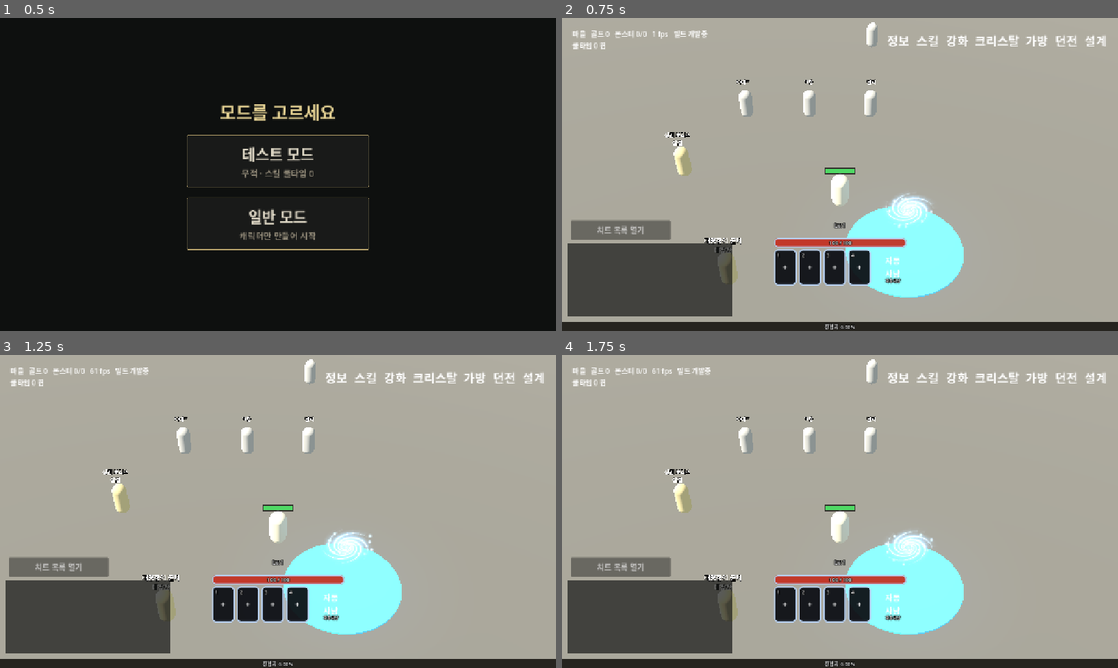
Above: before the commit, frames 1-4 (two rows, left to right).
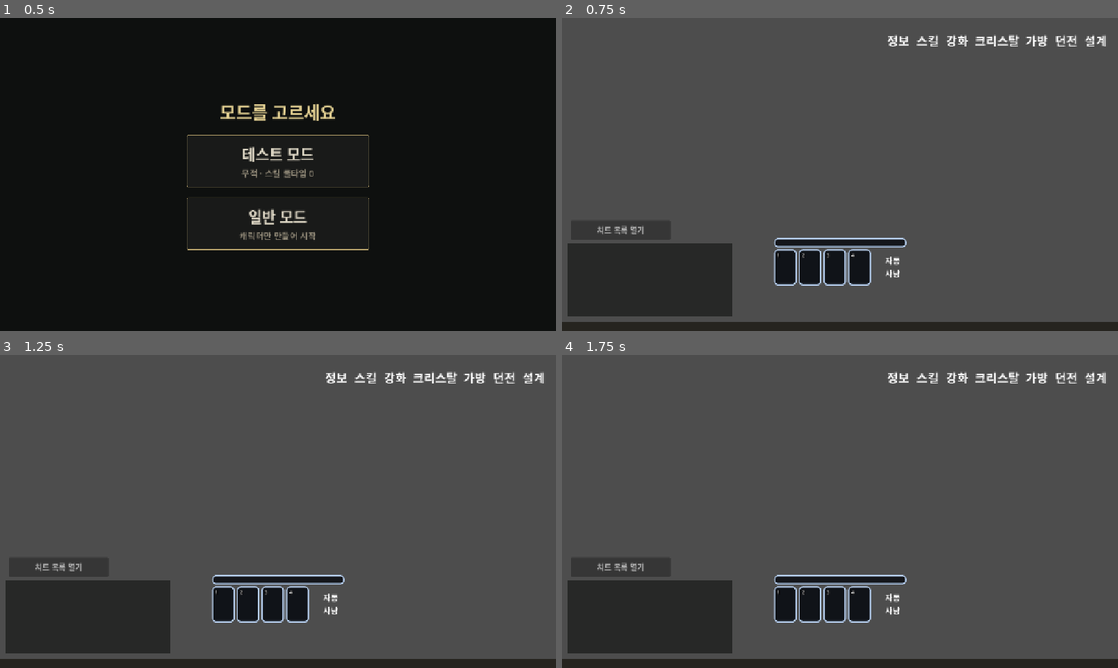
Above: after the commit, the same moments.

Repository: gogoalswo/MMORPG
Game: Godot game, scene res://start.tscn
Two runs of this game, one before a commit and one after it. Both use one fixed random seed, a clock stepped at 60 frames per second and the inputs below.
Inputs (mouse positions are in pixels of both pictures, inside the frame that each line leads up to):
- Up to frame 1 (0.5 s): no input
- Up to frame 2 (0.75 s): click (840, 161) at 0.52 s
- Up to frame 3 (1.25 s): no input
- Up to frame 4 (1.75 s): click (784, 605) at 1.27 s

Frame 1 is identical in both runs. In frame 2, 95% of the frame differs, in the area x 0-100%, y 0-100%; in frame 3, 95%; in frame 4, 95%.
Error after the commit: Parse Error: Cannot infer the type of "has_crystal" variable because the value doesn't have a set type. (res://world/world.gd:1344)

Commit message:
테스트 모드 꾸러미: 장비 등급별 42개(+0)와 크리스탈 300개를 한 번 넣는다
테스트 모드로 들어올 때 testKit 요청을 보내 World.grant_test_kit 이 준다.
매번 주면 가방이 불어나서 granted 에 표시를 남겨 한 번만 준다.

Co-Authored-By: Claude Opus 5.5 <noreply@anthropic.com>
Claude-Session: https://claude.ai/code/session_01QD7wisbkFpw9YEWmwDEDHv

Diff:
--- a/godot/game/game.gd
+++ b/godot/game/game.gd
@@ -3049,6 +3049,8 @@
 			_transport.send(&"invincible", {"on": true})
 			if not Skills.cooldown_off():
 				_transport.send(&"testSwitch", {"name": "cooldownOff", "on": true})
+			# 모든 장비 등급별로 하나씩(+0)과 크리스탈 300개 — 한 번만 준다 (`World.grant_test_kit`)
+			_transport.send(&"testKit", {})
 			_refresh_switches()
 			_set_cheats_open(false)
 		PlayMode.NORMAL:
--- a/godot/net/local_transport.gd
+++ b/godot/net/local_transport.gd
@@ -56,6 +56,8 @@
 			_world.debug_gauntlets(MY_ID)
 		&"debugFillBag":
 			_world.debug_fill_bag(MY_ID)
+		&"testKit":
+			_world.grant_test_kit(MY_ID)
 		&"debugCrystals":
 			_world.debug_crystals(MY_ID, int(payload.get("count", 30)))
 		&"debugGear":
--- a/godot/tests/play_mode_test.gd
+++ b/godot/tests/play_mode_test.gd
@@ -38,7 +38,7 @@
 	await _case(PlayMode.NORMAL)
 	PlayMode.current = ""
 	if _failed == 0:
-		print("  테스트 모드: 무적·쿨타임 0 켬, 목록 접힘 · 일반 모드: 전부 끔, 목록 숨김")
+		print("  테스트 모드: 무적·쿨타임 0 켬, 목록 접힘, 장비 42종·크리스탈 300 · 일반 모드: 전부 끔, 목록 숨김")
 	quit(1 if _failed > 0 else 0)
 
 
@@ -60,7 +60,25 @@
 		_fail("%s: 치트 여닫기 단추가 %s 이어야 한다" % [mode, "보여야" if test else "숨어야"])
 	if test and not game._invincible_button.text.ends_with("켬"):
 		_fail("테스트 모드인데 무적 단추 글자가 켬이 아니다: %s" % game._invincible_button.text)
+	if test:
+		_check_test_kit(me)
 	# 다음 경우를 위해 되돌린다 — 쿨타임 스위치는 표(static)라 장면을 치워도 남는다
 	Skills.set_switch("cooldownOff", false)
 	game.queue_free()
 	await process_frame
+
+
+## 테스트 모드 꾸러미 — 모든 장비 등급별로 하나씩(+0), 크리스탈 300개 (2026-09-26)
+func _check_test_kit(me: Dictionary) -> void:
+	var seen := {}
+	var crystals := 0
+	for stack in me.get("bag", []):
+		if str(stack.id) == Items.crystal_id():
+			crystals += int(stack.get("count", 1))
+		elif int(stack.get("enhance", 0)) == 0:
+			seen[str(stack.id)] = true
+	var want := Stats.grade_count() * Items.slots().size()
+	if seen.size() != want:
+		_fail("테스트 모드: +0 장비가 %d종이어야 한다 — %d종" % [want, seen.size()])
+	if crystals < 300:
+		_fail("테스트 모드: 크리스탈이 300개 이상이어야 한다 — %d개" % crystals)
--- a/godot/world/world.gd
+++ b/godot/world/world.gd
@@ -1323,6 +1323,36 @@
 	_notice("%s %d개를 가방에 넣었다" % [Items.stack_name(stack), int(stack.get("count", 1))])
 
 
+## **테스트 모드 꾸러미** — 모든 장비를 등급별로 하나씩(등급 7 × 부위 6 = 42개, 전부 +0)과
+## 크리스탈 300개 (2026-09-26 요청: "테스트 모드에서는 인벤토리에서 모든 장비 등급별로 하나씩
+## 넣어. 0강으로. 크리스탈로 300개 넣고"). 테스트 모드로 들어올 때 부른다(`game.gd` 의
+## `_apply_play_mode`). **한 번만** 준다 — 매번 주면 들어올 때마다 가방이 42칸씩 는다.
+## 가방에 다 안 들어가면 아무것도 안 넣고 다음에 다시 준다. 옵션은 드랍처럼 그 등급대로 굴린다
+func grant_test_kit(player_id: String) -> void:
+	var player: Dictionary = _players.get(player_id, {})
+	if player.is_empty() or "testKit" in player.get("granted", []):
+		return
+	var gear: Array = []
+	for grade in range(1, Stats.grade_count() + 1):
+		for slot in Items.slots():
+			var item := Items.get_item(Items.item_id(grade, str(slot)))
+			if not item.is_empty():
+				gear.append({
+					"id": str(item.id), "grade": grade, "enhance": 0,
+					"options": Items.roll_options(item, grade, _rng),
+				})
+	var has_crystal := player.bag.any(func(held: Dictionary) -> bool:
+		return str(held.get("id", "")) == Items.crystal_id())
+	if player.bag.size() + gear.size() + (0 if has_crystal else 1) > Items.bag_size():
+		_notice("가방이 모자라 테스트 장비를 못 넣었다 — 비우고 다시 들어오면 넣는다")
+		return
+	player.bag.append_array(gear)
+	_give(player, {"id": Items.crystal_id(), "count": 300})
+	player.granted.append("testKit")
+	_inventory_changed(player)
+	_notice("테스트: 장비 %d개(+0)와 크리스탈 300개를 넣었다" % gear.size())
+
+
 ## --- 스킬 강화 ---
 
 ## 스킬창에서 **고른 강화에 경험치북 한 권을 넣는다** — 그 스킬의 `slot` 번째(0 부터)
Not shown, changed: docs/features/play-mode.md
